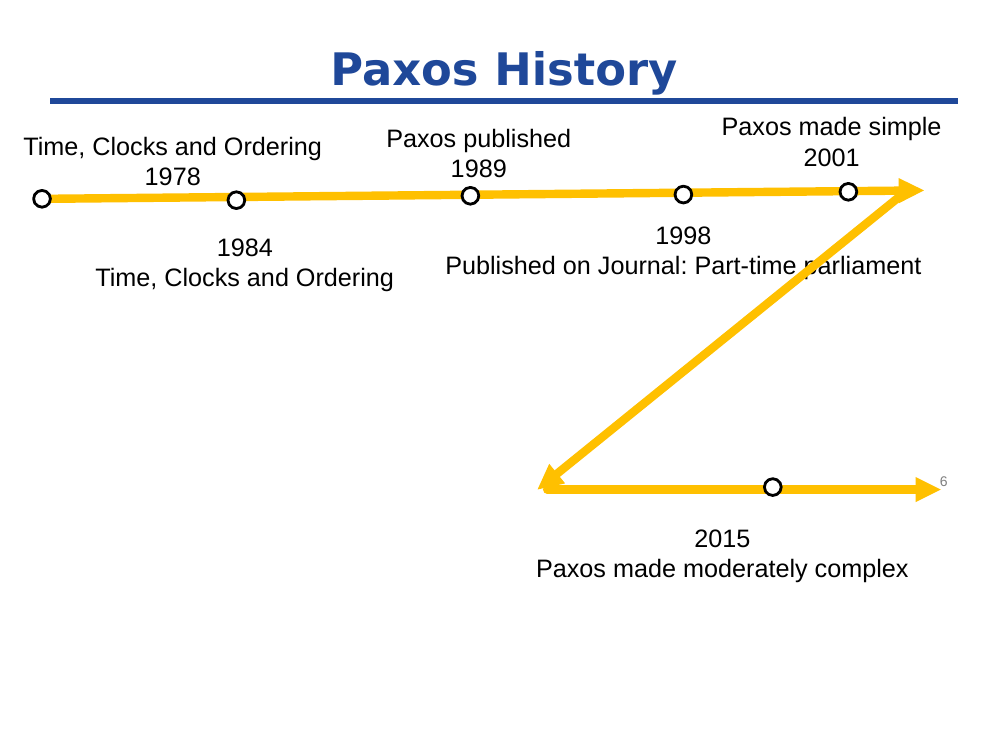
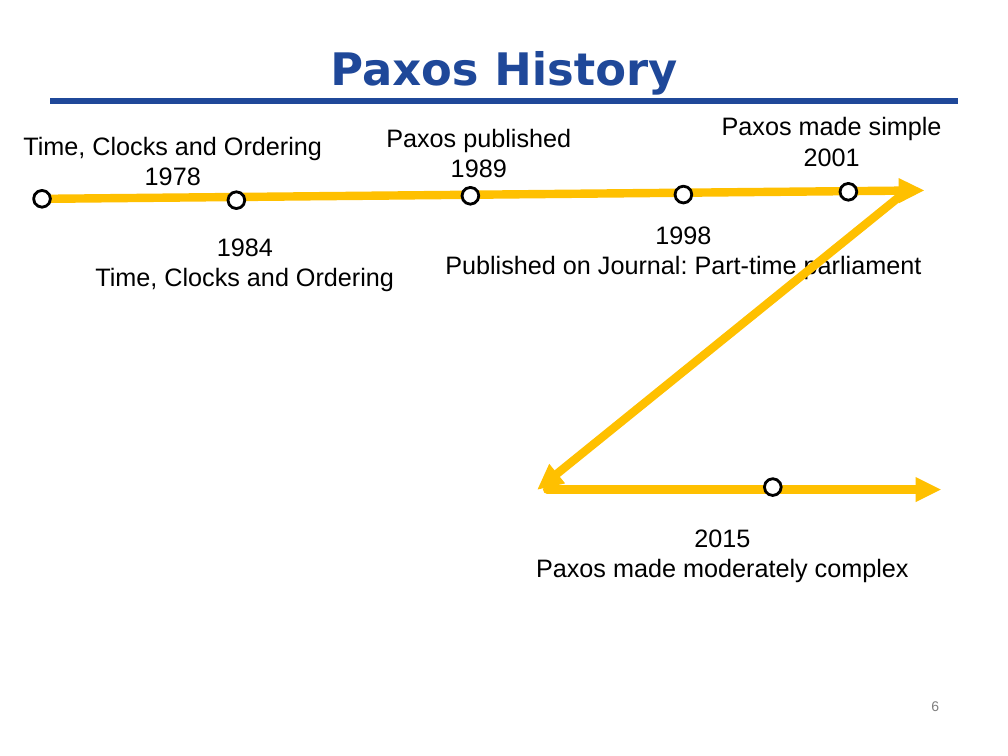
Before and after one commit to byshen/cse291_dependable_system, a slide deck: slide 6 of paxos/paxos-291.pptx. Drawn at 1008x756 pixels with LibreOffice and Linux fonts; fonts in the diff are those of the drawing. Boxes give left, top, right and bottom in pixels: in the first picture for what was removed or moved away, otherwise in the second. Text is boxed around its words. In the diff, an @@ line names an element or a change of style, - is before the commit and + after.

Commit message:
paxos

```diff
--- a/paxos/paxos-291.pptx
+++ b/paxos/paxos-291.pptx
@@ page number rewrapped from (940, 476, 948, 490) to (931, 701, 939, 711) @@
```
Also in this commit, not shown: 7 other slides changed, 5 slides added.
